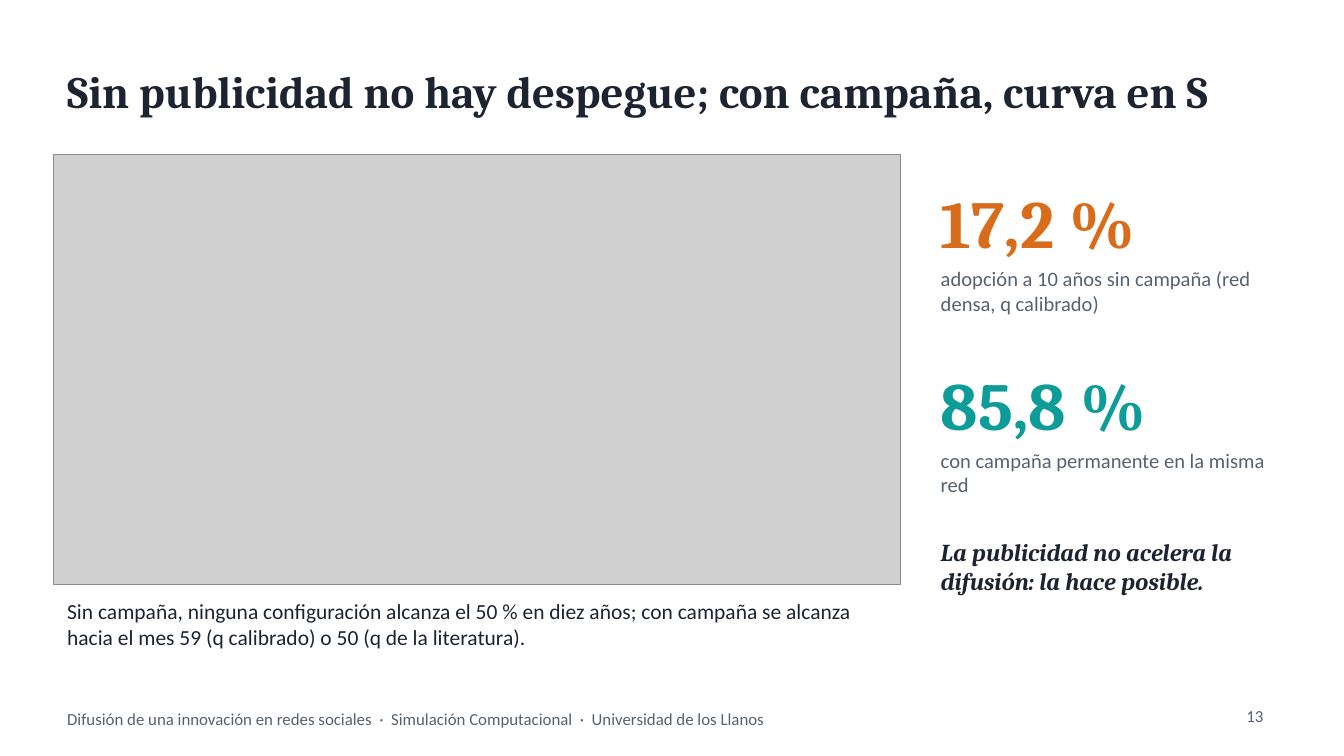
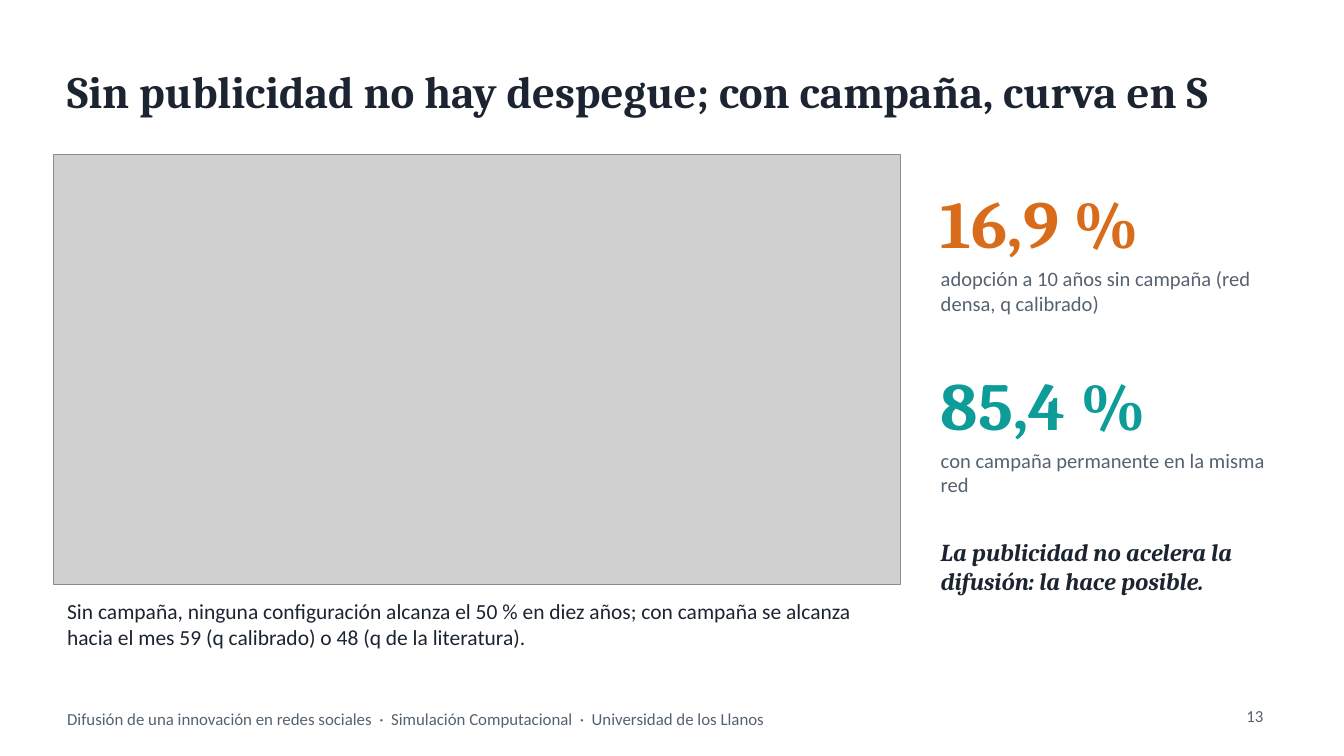
Before and after one commit to Duv4nF/Proyecto-Simulacion, a slide deck: slide 13 of Proyecto Simulación/presentacion/presentacion.pptx. Drawn at 1344x756 pixels with LibreOffice and Linux fonts; fonts in the diff are those of the drawing; grey boxes stand for pictures. Boxes give left, top, right and bottom in pixels: in the first picture for what was removed or moved away, otherwise in the second. Text is boxed around its words. In the diff, an @@ line names an element or a change of style, - is before the commit and + after.

```diff
--- a/Proyecto Simulación/presentacion/presentacion.pptx
+++ b/Proyecto Simulación/presentacion/presentacion.pptx
@@ text at box(941, 202, 1059, 258): text changed @@
-17,2 %
+16,9 %
@@ text at box(941, 384, 1066, 440): text changed @@
-85,8 %
+85,4 %
@@ text at box(67, 604, 850, 649): text changed @@
-Sin campaña, ninguna configuración alcanza el 50 % en diez años; con campaña se alcanza hacia el mes 59 (q calibrado) o 50 (q de la literatura).
+Sin campaña, ninguna configuración alcanza el 50 % en diez años; con campaña se alcanza hacia el mes 59 (q calibrado) o 48 (q de la literatura).
```
Also in this commit, not shown: 5 other slides changed, 49 other files.
